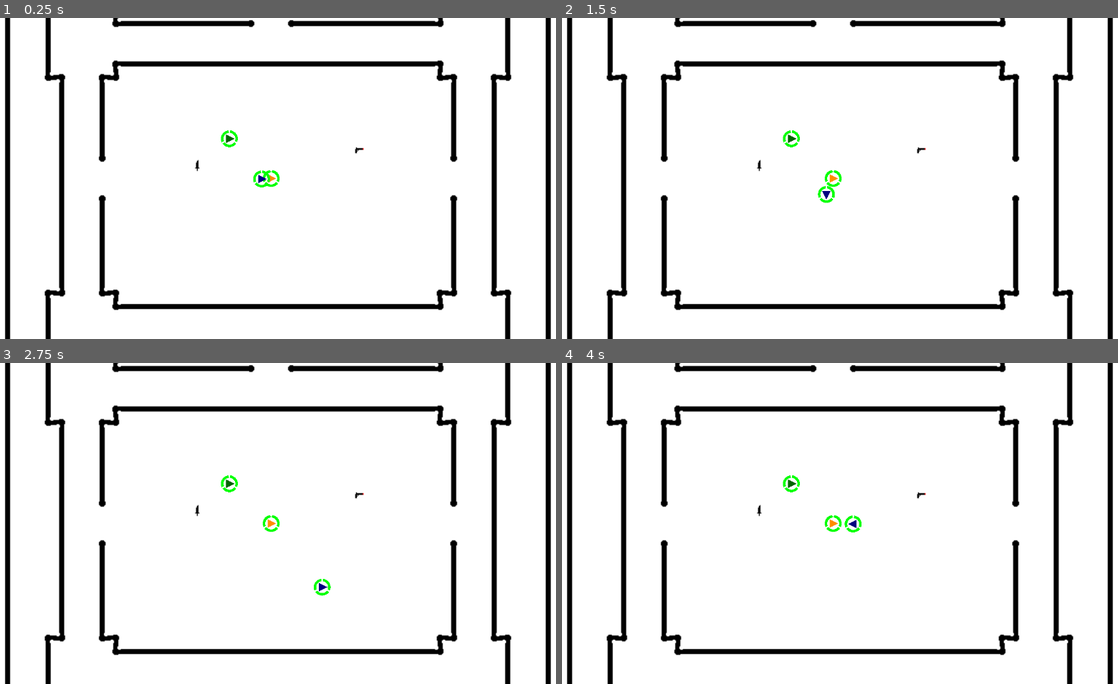
Above: before the commit, frames 1-4 (two rows, left to right).
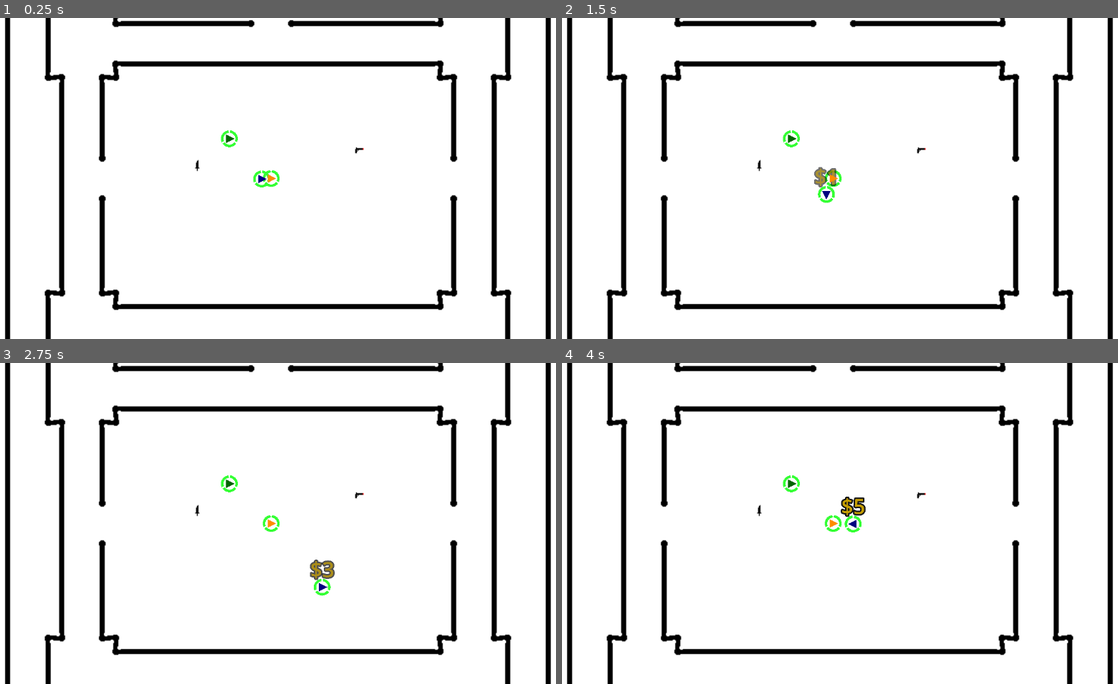
Above: after the commit, the same moments.

Repository: haihala/SGH-winter-jam-2025
Game: Godot game, scene res://level/world.tscn
Same seed, same stepped clock (60 frames per second), same inputs: the game is played once before the commit and once after it.
Inputs:
- Up to frame 1 (0.25 s): no input
- Up to frame 2 (1.5 s): tap Enter at 0.5 s; hold D (kb_right) 0.53-1.28 s; tap E (kb_interact) at 0.6 s; hold S (kb_down) from 1.28 s (still down); tap Space (kb_attack) at 1.35 s
- Up to frame 3 (2.75 s): tap E (kb_interact) at 1.55, 2.1 s; release S (kb_down) at 2.03 s; hold D (kb_right) from 2.03 s (still down)
- Up to frame 4 (4 s): release D (kb_right) at 2.78 s; hold W (kb_up) 2.78-3.53 s; tap E (kb_interact) at 2.85, 3.8 s; hold A (kb_left) from 3.53 s (still down); tap Space (kb_attack) at 3.6 s

The runs differ from the first frame. In frame 1, 0.2% of the frame differs, in the area x 39-51%, y 34-53%; in frame 2, 0.3%; in frame 3, 0.4%; in frame 4, 0.4%, in the area x 39-55%, y 34-53%.

Commit message:
Add a label for money, separate player hud

Diff:
--- a/items/attack.tscn
+++ b/attacks/attack.tscn
@@ -1,7 +1,7 @@
 [gd_scene load_steps=6 format=3 uid="uid://bmxxwxt4vdef0"]
 
-[ext_resource type="Script" path="res://items/attack.gd" id="1_vb71h"]
-[ext_resource type="Shader" path="res://items/attack.gdshader" id="2_lgvef"]
+[ext_resource type="Script" path="res://attacks/attack.gd" id="1_vb71h"]
+[ext_resource type="Shader" path="res://attacks/attack.gdshader" id="2_lgvef"]
 
 [sub_resource type="ShaderMaterial" id="ShaderMaterial_cf6bo"]
 resource_local_to_scene = true
--- a/player/player.gd
+++ b/player/player.gd
@@ -2,6 +2,7 @@
 
 var holding: Item.Type
 var health: int = 3
+var money: int = 0
 var movement_input: Vector2 = Vector2.ZERO
 
 @export var player_index: int = 0
@@ -9,7 +10,8 @@
 @export var rotation_speed: float = 0.2
 @export var on_hit_knockback: float = 800
 
-@onready var attack_scene: PackedScene = load("res://items/attack.tscn")
+@onready var attack_scene: PackedScene = load("res://attacks/attack.tscn")
+@onready var hud_scene: PackedScene = load("res://player/player_hud.tscn")
 var player_color: Color = Color.BLACK
 
 func _ready() -> void:
@@ -20,8 +22,9 @@
 		2: player_color = Color.MEDIUM_VIOLET_RED
 		3: player_color = Color.DARK_RED
 	$Sprite2D.material.set_shader_parameter("player_color", player_color)
-	$HealthSprite.material.set_shader_parameter("max_health", health)
-	$HealthSprite.material.set_shader_parameter("current_health", health)
+	var hud = hud_scene.instantiate()
+	hud.init(self)
+	get_parent().add_child.call_deferred(hud)
 
 func _physics_process(_delta: float) -> void:
 	if player_index == -1:
@@ -39,6 +42,9 @@
 
 	if Input.is_action_just_pressed("kb_attack"):
 		attack()
+
+	if Input.is_action_just_pressed("kb_interact"):
+		money += 1
 
 func _input(event):
 	if event.device != player_index || event.is_echo():
@@ -65,7 +71,6 @@
 		var angle_sign = 1 if angle > 0 else -1
 		rotate(angle_sign * rotation_speed)
 
-	$HealthSprite.rotation = -rotation
 
 func attack():
 	if $AttackCooldown.is_stopped():
@@ -101,7 +106,6 @@
 
 func take_damage(damaging_attack):
 	health -= 1
-	$HealthSprite.material.set_shader_parameter("current_health", health)
 	if health <= 0:
 		get_tree().queue_delete(self)
 	else:
--- a/player/player.tscn
+++ b/player/player.tscn
@@ -1,19 +1,7 @@
-[gd_scene load_steps=9 format=3 uid="uid://c38l8ju1ba25j"]
+[gd_scene load_steps=6 format=3 uid="uid://c38l8ju1ba25j"]
 
 [ext_resource type="Script" path="res://player/player.gd" id="1_jyoey"]
-[ext_resource type="Shader" path="res://player/healthBar.gdshader" id="2_a8kos"]
 [ext_resource type="Shader" path="res://player/player.gdshader" id="2_ms42k"]
-
-[sub_resource type="ShaderMaterial" id="ShaderMaterial_x4ir1"]
-resource_local_to_scene = true
-shader = ExtResource("2_a8kos")
-shader_parameter/max_health = 5
-shader_parameter/current_health = 1
-shader_parameter/full_color = Vector3(0, 1, 0)
-shader_parameter/almost_full_color = Vector3(0.5, 1, 0.2)
-shader_parameter/empty_color = Vector3(1, 0, 0)
-
-[sub_resource type="CanvasTexture" id="CanvasTexture_kl2ve"]
 
 [sub_resource type="ShaderMaterial" id="ShaderMaterial_v28hc"]
 resource_local_to_scene = true
@@ -28,11 +16,6 @@
 [node name="Player" type="CharacterBody2D"]
 collision_layer = 7
 script = ExtResource("1_jyoey")
-
-[node name="HealthSprite" type="Sprite2D" parent="."]
-material = SubResource("ShaderMaterial_x4ir1")
-scale = Vector2(200, 200)
-texture = SubResource("CanvasTexture_kl2ve")
 
 [node name="Sprite2D" type="Sprite2D" parent="."]
 material = SubResource("ShaderMaterial_v28hc")
--- /dev/null
+++ b/player/player_hud.gd
@@ -0,0 +1,26 @@
+extends Node2D
+
+var player = Node2D
+
+@export var money_transparency_speed = 0.5
+var money_value = 0
+
+func init(host):
+	player = host
+	$HealthSprite.material.set_shader_parameter("max_health", player.health)
+	$HealthSprite.material.set_shader_parameter("current_health", player.health)
+	$MoneyLabel.modulate.a = 0.0
+
+func _process(delta: float) -> void:
+	if not player:
+		get_tree().queue_delete(self)
+		return;
+	position = player.position
+	$HealthSprite.material.set_shader_parameter("current_health", player.health)
+
+	if money_value != player.money:
+		money_value = player.money
+		$MoneyLabel.modulate.a = 1.0
+		$MoneyLabel.text = "$%s" % money_value
+	else:
+		$MoneyLabel.modulate.a -= delta*money_transparency_speed
--- /dev/null
+++ b/player/player_hud.tscn
@@ -0,0 +1,41 @@
+[gd_scene load_steps=7 format=3 uid="uid://cw6o6w86eyaty"]
+
+[ext_resource type="Script" path="res://player/player_hud.gd" id="1_dja8r"]
+[ext_resource type="Theme" uid="uid://ck8eyctgeg42k" path="res://theme.tres" id="2_1wq5q"]
+[ext_resource type="Shader" path="res://player/healthBar.gdshader" id="3_suj2l"]
+
+[sub_resource type="LabelSettings" id="LabelSettings_ostl4"]
+font_size = 250
+font_color = Color(0.839767, 0.669693, 0, 1)
+outline_size = 70
+outline_color = Color(0, 0, 0, 1)
+
+[sub_resource type="ShaderMaterial" id="ShaderMaterial_7h3e8"]
+resource_local_to_scene = true
+shader = ExtResource("3_suj2l")
+shader_parameter/max_health = 3
+shader_parameter/current_health = 2
+shader_parameter/full_color = Vector3(0.2, 1, 0.2)
+shader_parameter/almost_full_color = Vector3(0.4, 0.8, 0.3)
+shader_parameter/empty_color = Vector3(1, 0.3, 0.2)
+
+[sub_resource type="CanvasTexture" id="CanvasTexture_ofh67"]
+
+[node name="PlayerHUD" type="Node2D"]
+z_index = -1
+script = ExtResource("1_dja8r")
+
+[node name="MoneyLabel" type="Label" parent="."]
+offset_left = -373.0
+offset_top = -386.0
+offset_right = 375.0
+offset_bottom = -44.0
+theme = ExtResource("2_1wq5q")
+text = "$3.50"
+label_settings = SubResource("LabelSettings_ostl4")
+horizontal_alignment = 1
+
+[node name="HealthSprite" type="Sprite2D" parent="."]
+material = SubResource("ShaderMaterial_7h3e8")
+scale = Vector2(200, 200)
+texture = SubResource("CanvasTexture_ofh67")
--- /dev/null
+++ b/theme.tres
@@ -0,0 +1,3 @@
+[gd_resource type="Theme" format=3 uid="uid://ck8eyctgeg42k"]
+
+[resource]
Renamed: items/attack.gd -> attacks/attack.gd
Renamed: items/attack.gdshader -> attacks/attack.gdshader
